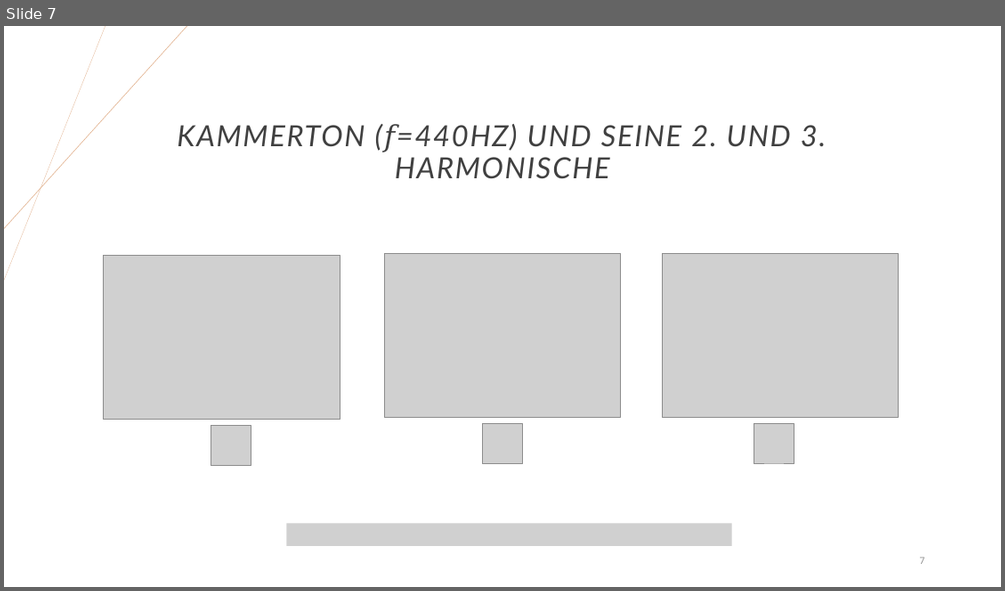
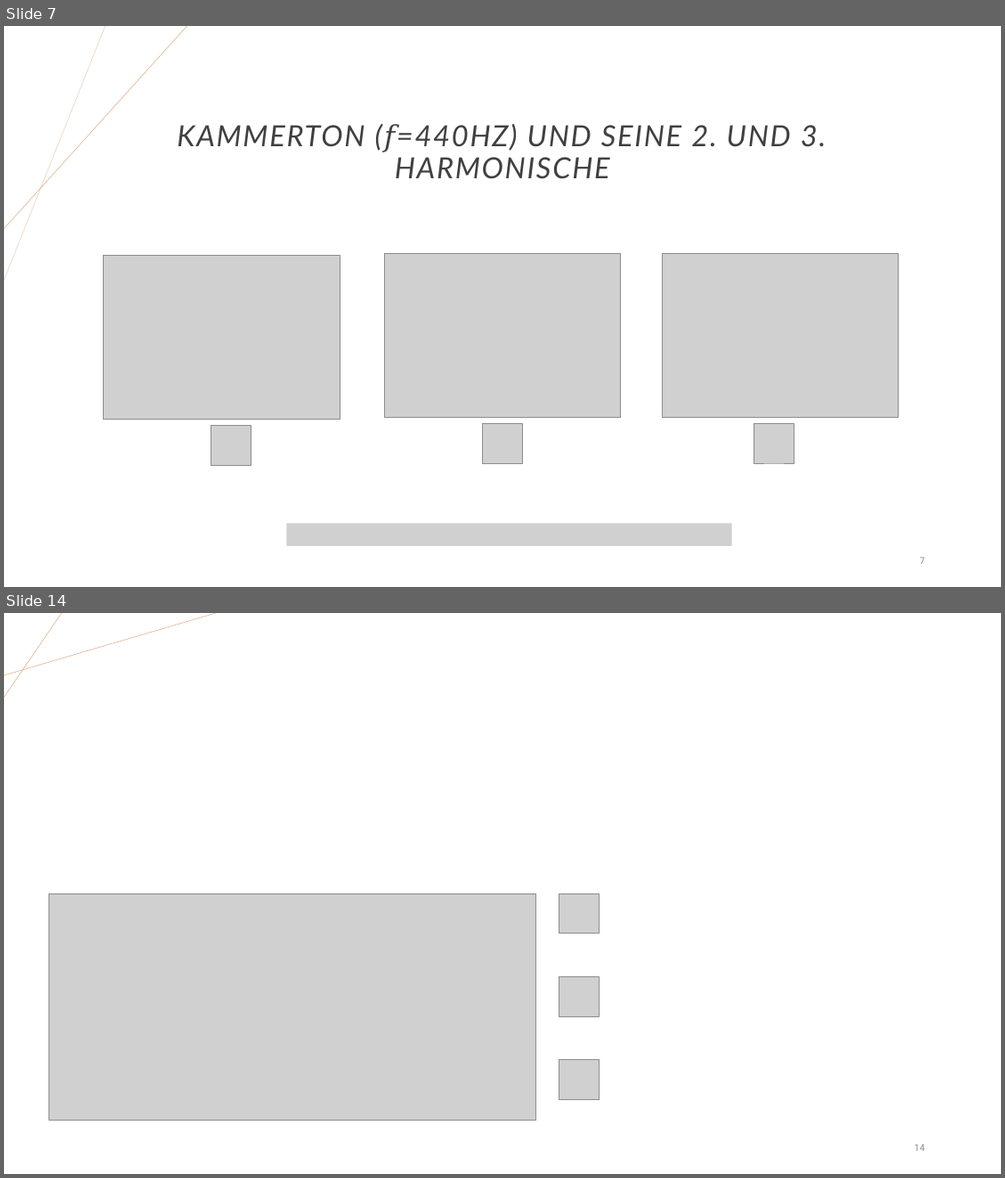
Before and after one commit to JoHoppe/LaborSprache, a slide deck: Digitale Sprachverarbeitung.pptx. Shown one above the other, each under a label of ours: slide 7 before the commit, slides 7 and 14 after it; the slides between them are not shown. The pictures are 1005x591 and 1005x1178 pixels, drawn with LibreOffice and Linux fonts; fonts in the diff are those of the drawing; grey boxes stand for pictures. Boxes give left, top, right and bottom in pixels: in the first picture for what was removed or moved away, otherwise in the second. Text is boxed around its words. In the diff, an @@ line names an element or a change of style, - is before the commit and + after.

```diff
--- a/Digitale Sprachverarbeitung.pptx
+++ b/Digitale Sprachverarbeitung.pptx
@@ slide 14 added at box(4, 613, 1001, 1174), background #FFFFFF @@
@@ line added from (4, 675) to (216, 613), #E2B18D 0.5 pt @@
@@ line added from (62, 613) to (4, 697), #E2B18D 0.5 pt @@
@@ picture added at box(48, 893, 536, 1120) @@
@@ picture added at box(558, 893, 599, 933) @@
@@ picture added at box(558, 976, 599, 1016) @@
@@ picture added at box(558, 1060, 599, 1099) @@
@@ page number added at box(914, 1143, 925, 1151), 9 pt, text #8C8C8C @@
+14
```
Also in this commit, not shown: 1 slide changed, 7 other slides added, 18 slides removed, 1 other file.
